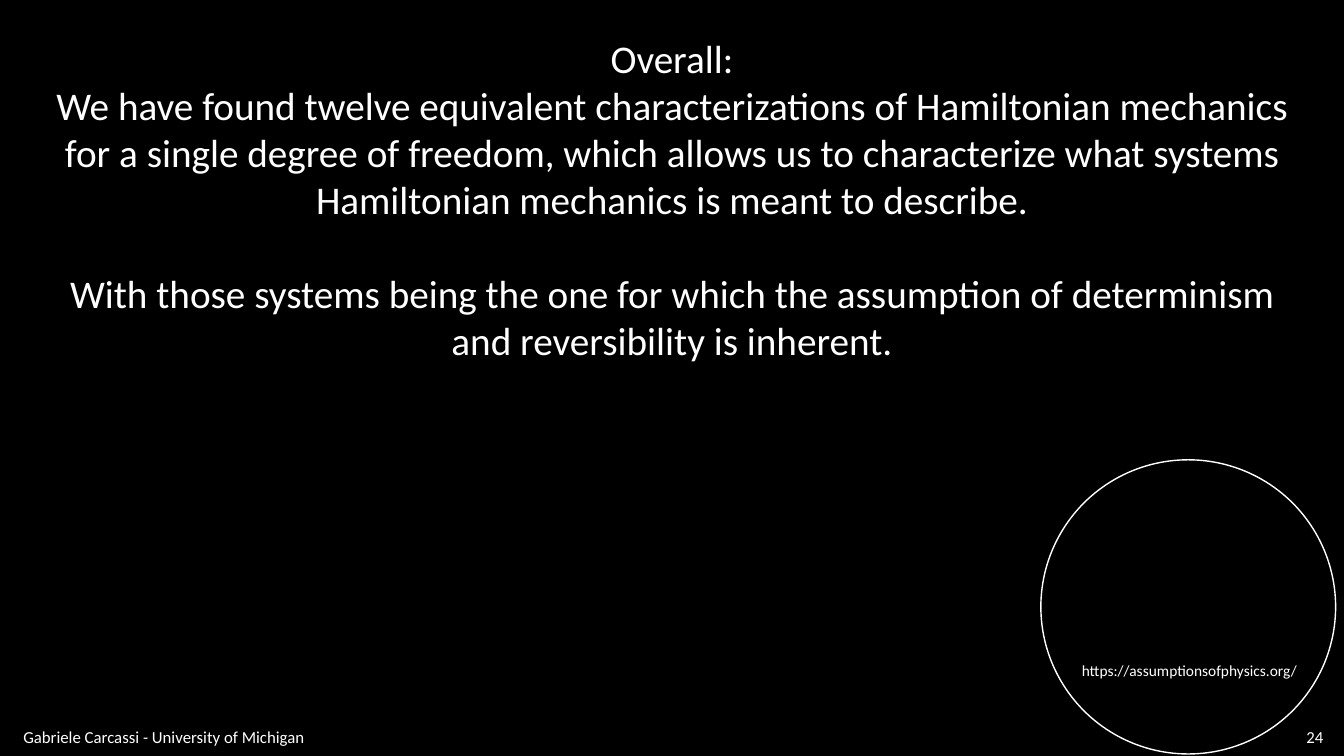
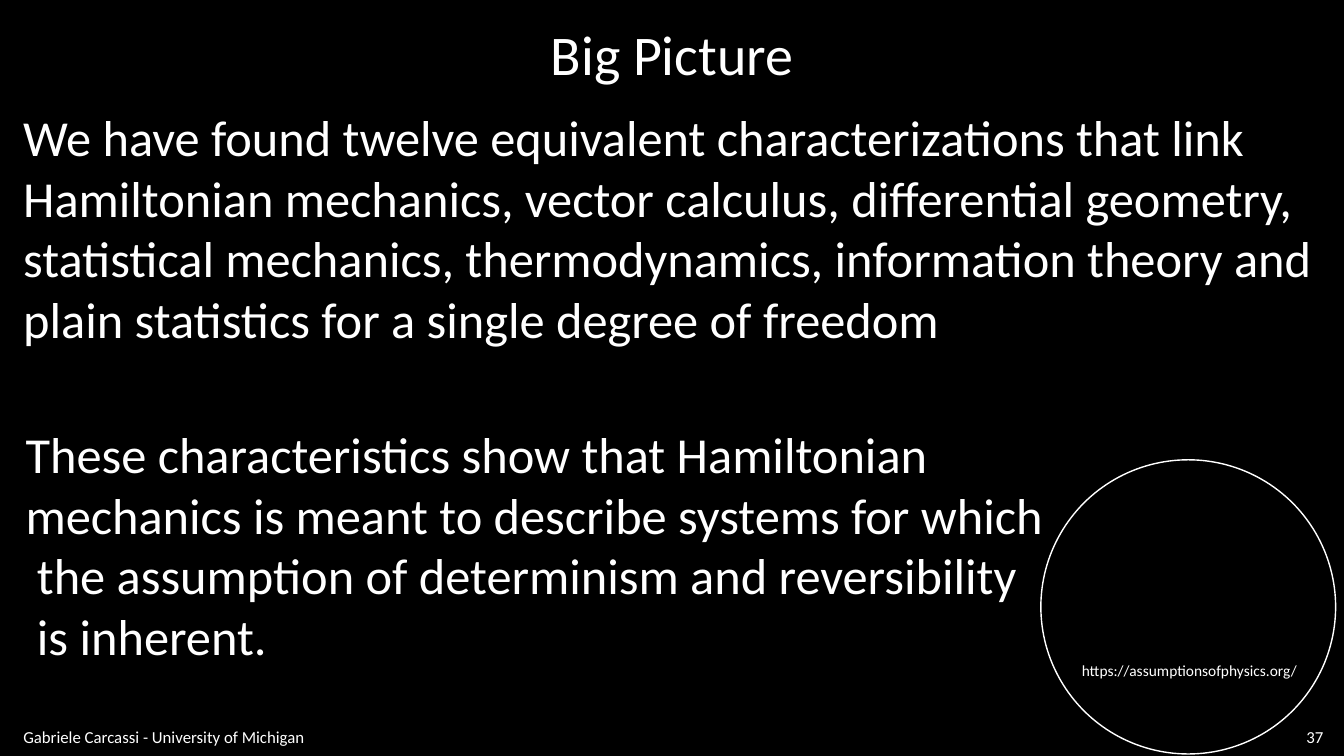
Before and after one commit to assumptionsofphysics/slides, a slide deck: slide 37 of BookCompanions-v2/RP-Class-3.pptx (slide 24 before the commit). Drawn at 1344x756 pixels with LibreOffice and Linux fonts; fonts in the diff are those of the drawing; background and template pictures are left out. Boxes give left, top, right and bottom in pixels: in the first picture for what was removed or moved away, otherwise in the second. Text is boxed around its words. In the diff, an @@ line names an element or a change of style, - is before the commit and + after.

```diff
--- a/BookCompanions-v2/RP-Class-3.pptx
+++ b/BookCompanions-v2/RP-Class-3.pptx
@@ text added at box(551, 36, 793, 85), 40 pt, text #FFFFFF @@
+Big Picture
@@ text at box(23, 121, 1311, 347): text changed; size 28 to 36 pt @@
-Overall:
-We have found twelve equivalent characterizations of Hamiltonian mechanics for a single degree of freedom, which allows us to characterize what systems Hamiltonian mechanics is meant to describe.
-With those systems being the one for which the assumption of determinism and reversibility is inherent.
+We have found twelve equivalent characterizations that link
+Hamiltonian mechanics, vector calculus, differential geometry,
+statistical mechanics, thermodynamics, information theory and
+plain statistics for a single degree of freedom
@@ text added at box(26, 438, 1043, 656), 36 pt, text #FFFFFF @@
+These characteristics show that Hamiltonian
+mechanics is meant to describe systems for which
+the assumption of determinism and reversibility
+is inherent.
@@ page number at box(1306, 732, 1323, 743): text changed @@
-24
+37
```
Also in this commit, not shown: 15 other slides changed, 18 slides added, 2 slides removed.
